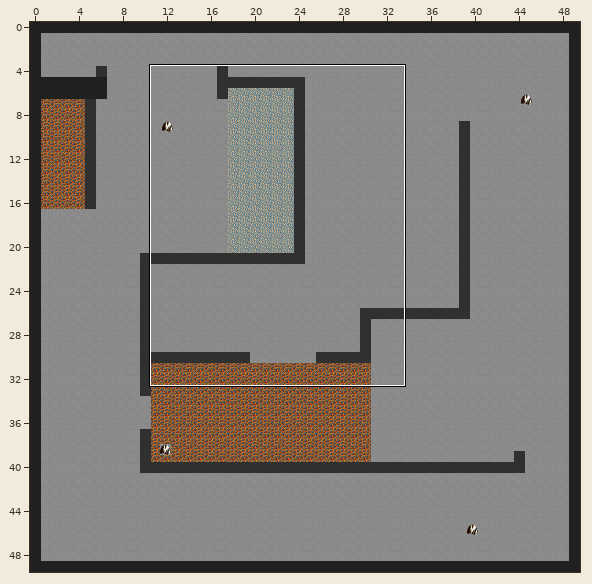
An edit to a level. Tiled map, maps/dm1.tmx. Above: a wide view before the commit, with the close-up outlined.
Close-up. Old version:
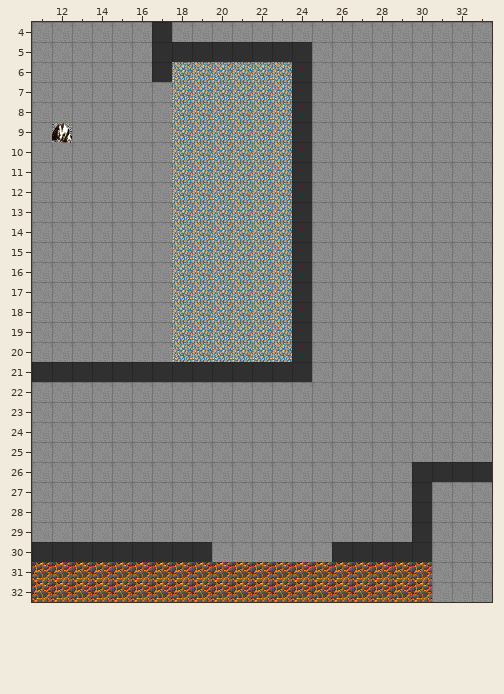
Cells are 32x32 px. Shown: x 11..33, y 4..32. The commit also changed other parts of the map, which this record leaves out.
Once edited:
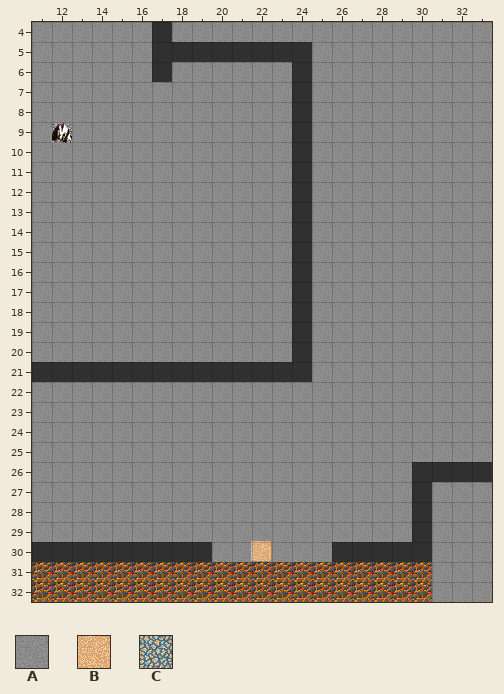
Key: from "tileset": A 3, B 12, C 45.
_ is an empty cell.
Objects are placed by their top-left corner, in cells (3,4 is the top-left corner of cell 3,4); size is 1x1 cell unless given.
Edits made:
Layer "background":
y 6..20: x 18..23 CCCCCC -> AAAAAA
Layer "waypoints" (added):
added: B "waypoint" at 22,30
